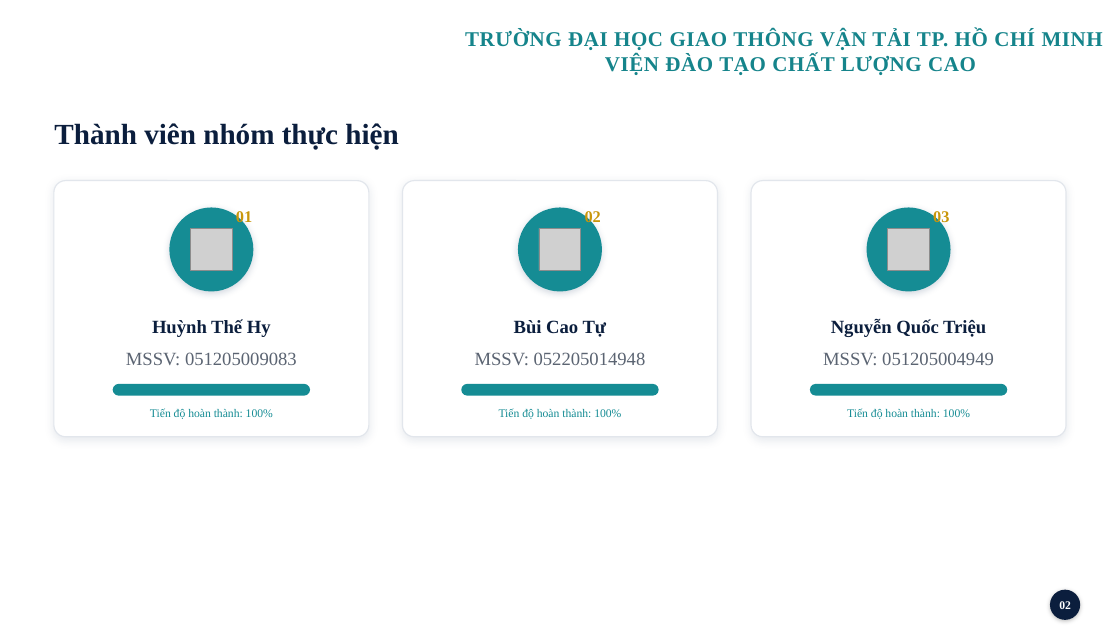
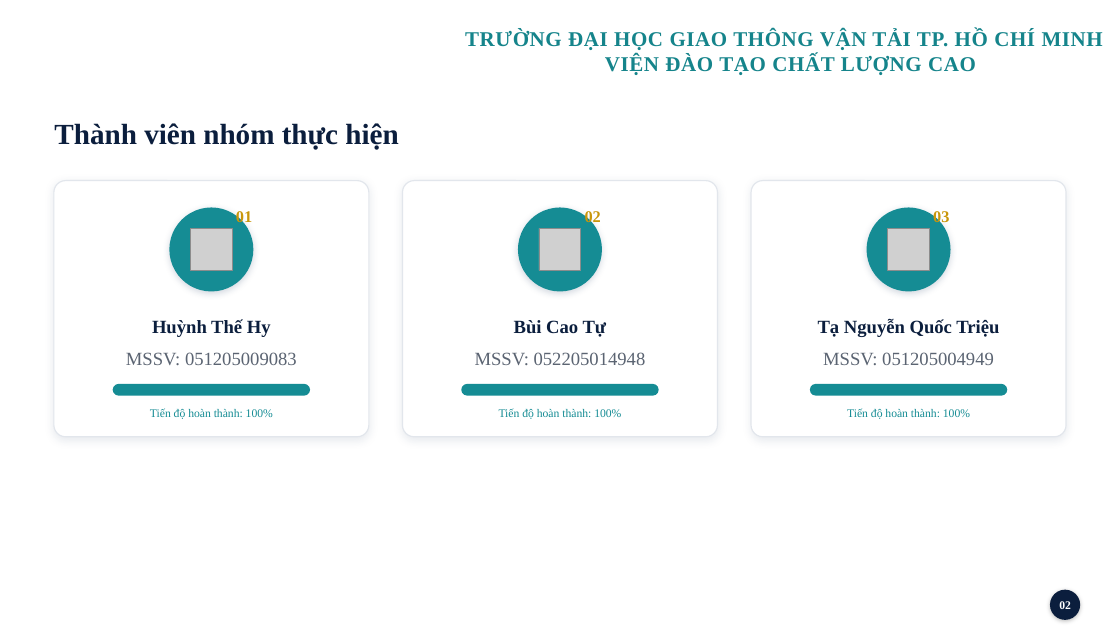
Before and after one commit to Thehy-IT/DS_filnal_Brain, a slide deck: slide 2 of docs/Group3_Slide.pptx. Drawn at 1120x630 pixels with LibreOffice and Linux fonts; fonts in the diff are those of the drawing; grey boxes stand for pictures; background and template pictures are left out. Boxes give left, top, right and bottom in pixels: in the first picture for what was removed or moved away, otherwise in the second. Text is boxed around its words. In the diff, an @@ line names an element or a change of style, - is before the commit and + after.

```diff
--- a/docs/Group3_Slide.pptx
+++ b/docs/Group3_Slide.pptx
@@ text at (818, 319, 999, 337): text changed @@
-Nguyễn Quốc Triệu
+Tạ Nguyễn Quốc Triệu
```
Also in this commit, not shown: 4 other slides changed, 2 slides added, 14 other files.
